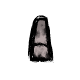
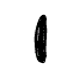
Layers edited between the first and the second 80×80 image:
added layer "Layer #1" above "Layer" over [33, 14, 48, 64]
hid "Layer" over [27, 15, 54, 63]
